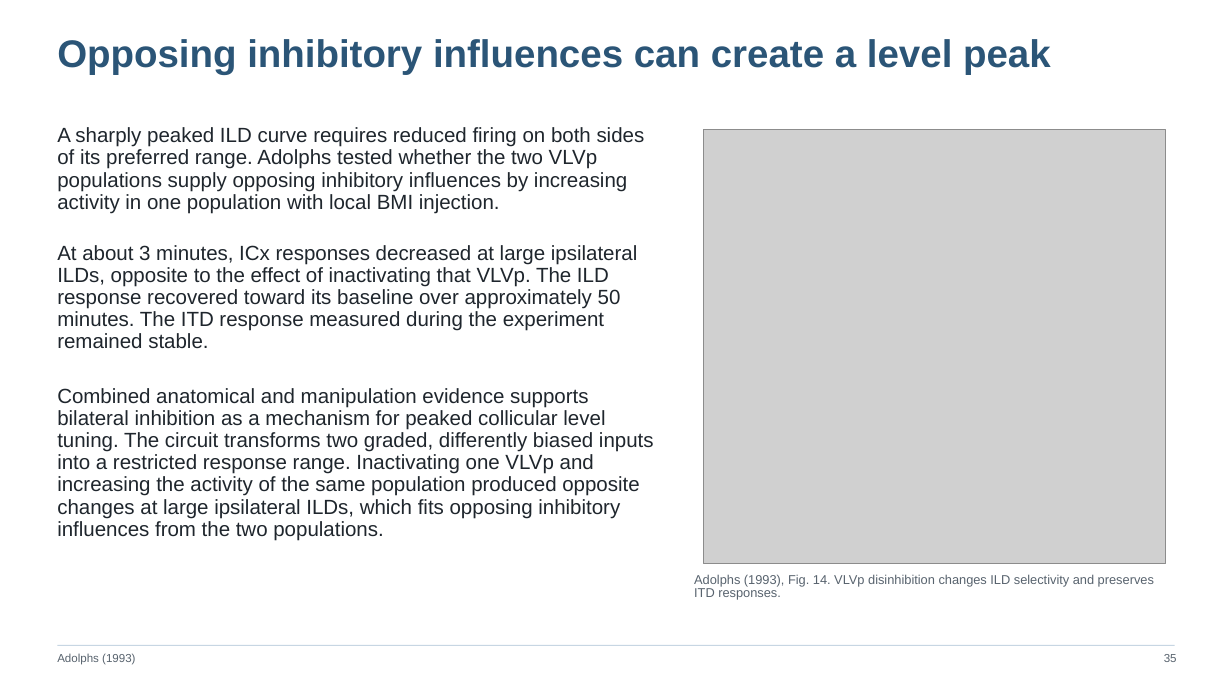
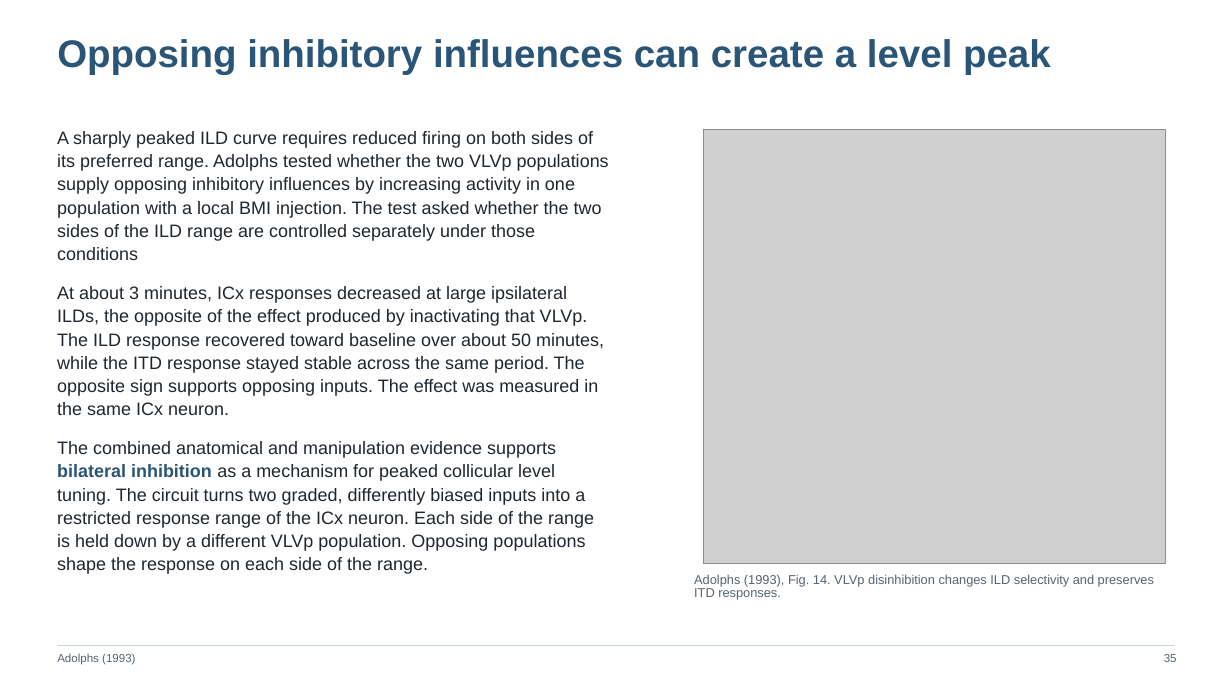
Before and after one commit to jordanxxlopez/NEUROETHOLOGY, a slide deck: slide 46 of scaffolded/Neuroethology_Lecture18_FA2026_SCAFFOLDED.pptx (slide 47 before the commit). Drawn at 1232x693 pixels with LibreOffice and Linux fonts; fonts in the diff are those of the drawing; grey boxes stand for pictures. Boxes give left, top, right and bottom in pixels: in the first picture for what was removed or moved away, otherwise in the second. Text is boxed around its words. In the diff, an @@ line names an element or a change of style, - is before the commit and + after.

```diff
--- a/scaffolded/Neuroethology_Lecture18_FA2026_SCAFFOLDED.pptx
+++ b/scaffolded/Neuroethology_Lecture18_FA2026_SCAFFOLDED.pptx
@@ text at (x1=57, y1=131, x2=609, y2=574): text changed; size 16 to 14 pt @@
-A sharply peaked ILD curve requires reduced firing on both sides of its preferred range. Adolphs tested whether the two VLVp populations supply opposing inhibitory influences by increasing activity in one population with local BMI injection.
+A sharply peaked ILD curve requires reduced firing on both sides of its preferred range. Adolphs tested whether the two VLVp populations supply opposing inhibitory influences by increasing activity in one population with a local BMI injection. The test asked whether the two sides of the ILD range are controlled separately under those conditions
+At about 3 minutes, ICx responses decreased at large ipsilateral ILDs, the opposite of the effect produced by inactivating that VLVp. The ILD response recovered toward baseline over about 50 minutes, while the ITD response stayed stable across the same period. The opposite sign supports opposing inputs. The effect was measured in the same ICx neuron.
+The combined anatomical and manipulation evidence supports bilateral inhibition as a mechanism for peaked collicular level tuning. The circuit turns two graded, differently biased inputs into a restricted response range of the ICx neuron. Each side of the range is held down by a different VLVp population. Opposing populations shape the response on each side of the range.
@@ text removed at (x1=57, y1=245, x2=637, y2=349) @@
-At about 3 minutes, ICx responses decreased at large ipsilateral ILDs, opposite to the effect of inactivating that VLVp. The ILD response recovered toward its baseline over approximately 50 minutes. The ITD response measured during the experiment remained stable.
@@ text removed at (x1=57, y1=388, x2=654, y2=541) @@
-Combined anatomical and manipulation evidence supports bilateral inhibition as a mechanism for peaked collicular level tuning. The circuit transforms two graded, differently biased inputs into a restricted response range. Inactivating one VLVp and increasing the activity of the same population produced opposite changes at large ipsilateral ILDs, which fits opposing inhibitory influences from the two populations.
```
Also in this commit, not shown: 46 other slides changed, 11 slides added, 11 slides removed, 3 other files.
